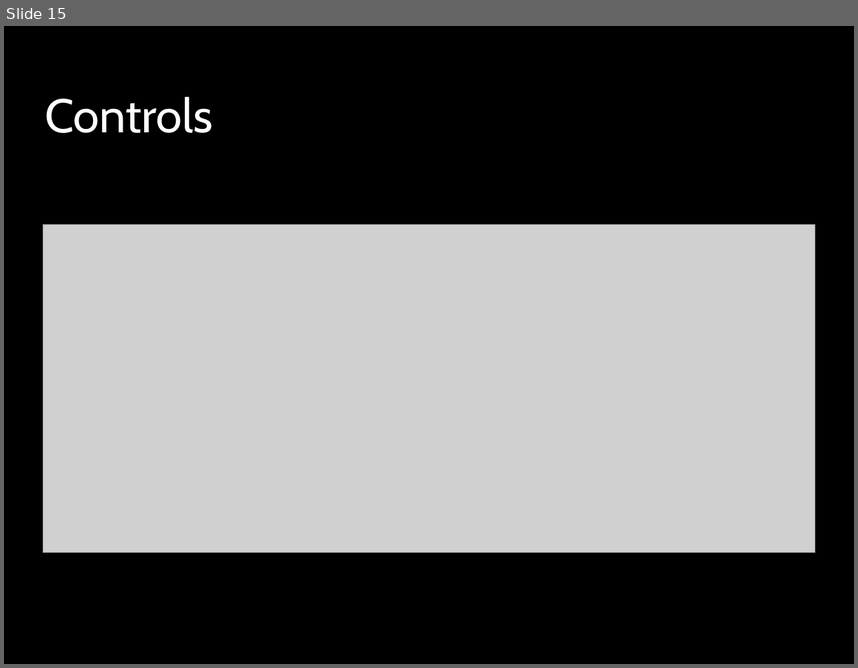
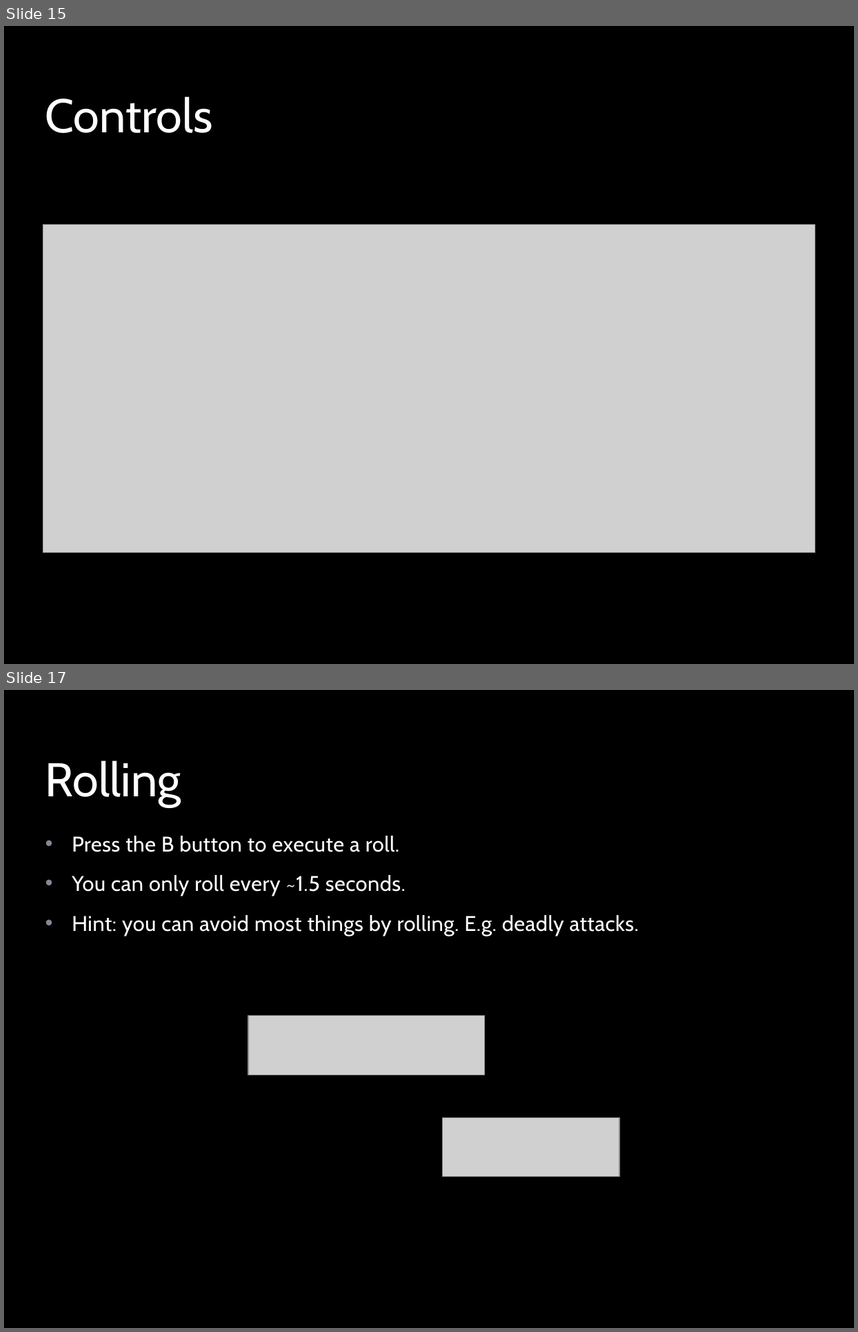
Before and after one commit to peterhoang/Super-Duper-Game, a slide deck: The Super-Awesome Game Deck.pptx. Shown one above the other, each under a label of ours: slide 15 before the commit, slides 15 and 17 after it; the slides between them are not shown. The pictures are 858x668 and 858x1332 pixels, drawn with LibreOffice and Linux fonts; fonts in the diff are those of the drawing; grey boxes stand for pictures; background and template pictures are left out. Boxes give left, top, right and bottom in pixels: in the first picture for what was removed or moved away, otherwise in the second. Text is boxed around its words. In the diff, an @@ line names an element or a change of style, - is before the commit and + after.

```diff
--- a/The Super-Awesome Game Deck.pptx
+++ b/The Super-Awesome Game Deck.pptx
@@ slide 17 added at (4,690,854,1328), background picture (left out); not listed: 1 template element that a slide beside it also shows @@
@@ title added at (45,760,181,807), 40 pt, text #FFFFFF @@
+Rolling
@@ text added at (72,836,639,935), 18 pt, text #FFFFFF @@
+• Press the B button to execute a roll.
+• You can only roll every ~1.5 seconds.
+• Hint: you can avoid most things by rolling. E.g. deadly attacks.
@@ picture added at (248,1016,484,1074) @@
@@ picture added at (443,1118,619,1176) @@
```
Also in this commit, not shown: 1 slide changed, 10 other slides added.
